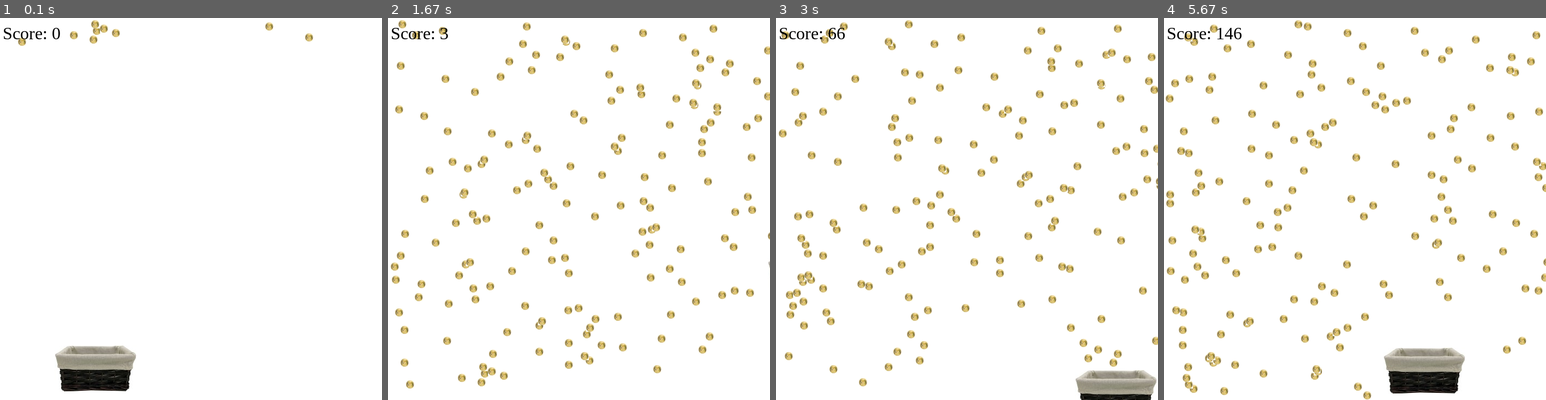
Above: before the commit, frames 1-4 (left to right).
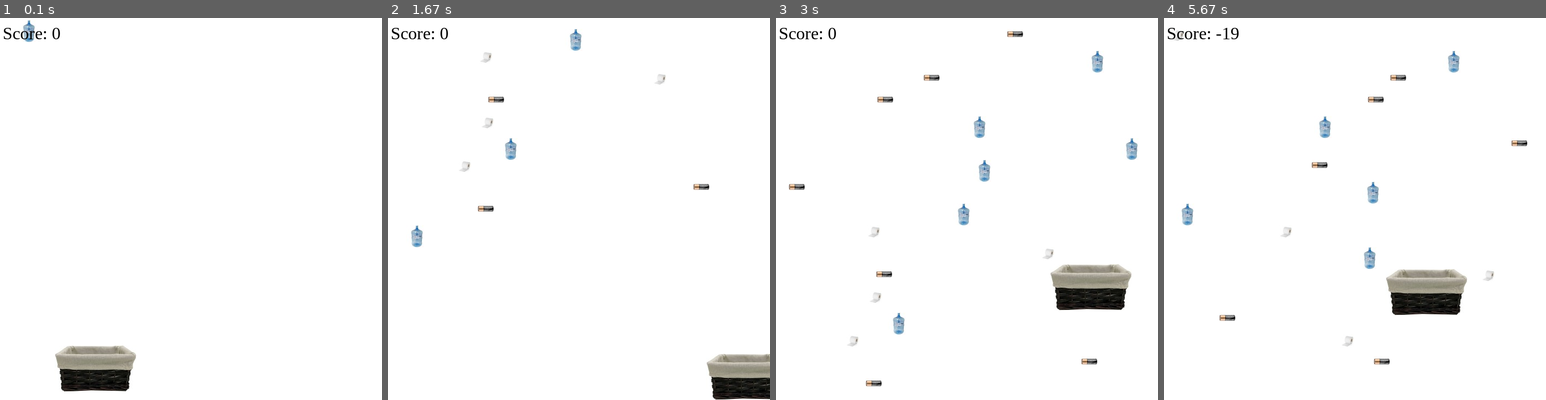
Above: after the commit, the same moments.

Repository: yangxqiao/PyGame
Game: pygame game, started from py_game/coin_collecting.py
The game is run twice, just before and just after one commit, with the same random seed, the same clock (stepped at 60 frames per second) and the same inputs.
Inputs:
- Up to frame 1 (0.1 s): no input
- Up to frame 2 (1.67 s): tap Space at 0.33, 0.73, 1.03, 1.23, 1.53 s; hold Right 0.67-1.13 s; hold Right 1.17-1.63 s
- Up to frame 3 (3 s): hold Left 1.67-2.2 s; tap Space at 1.73, 2.03, 2.3, 2.6, 2.73 s; hold Left 2.23-2.63 s; hold Right from 2.67 s (still down)
- Up to frame 4 (5.67 s): tap Space at 3.03, 3.4, 3.7, 3.9, 4.2, 4.4, 4.7, 4.9, 5.2, 5.47 s; release Right at 3.3 s; hold Left 3.33-3.8 s; hold Right 3.83-4.3 s; hold Right 4.33-4.8 s; hold Left 4.83-5.37 s; hold Left from 5.4 s (still down)

The runs differ from the first frame. In frame 1, 0.5% of the frame differs, in the area x 4-82%, y 0-8%; in frame 2, 8.7%; in frame 3, 11%; in frame 4, 12%, in the area x 0-100%, y 0-100%.

Commit message:
Create a simple recycling game

Diff:
--- a/py_game/coin_collecting.py
+++ b/py_game/coin_collecting.py
@@ -11,6 +11,14 @@
 WHITE = (255, 255, 255)
 RED = (255, 0, 0)
 
+block_image = {"img/toilet_paper.jpg": 1,
+               "img/water_bottle.jpg": 5,
+               "img/battery.jpg": -10}
+
+# block_image = {"img/coin.jpg": 1,
+#                "img/silver_coin.jpg": 5,
+#                "img/grenade.jpg": -10}
+
 
 def draw_screen():
     screen.fill(WHITE)
@@ -22,25 +30,39 @@
     pygame.display.flip()
 
 
-def generate_rand_move_block(num):
+def generate_rand_falling_block(num, time):
 
-    for i in range(num):
-        block = FallingCoin()
+    if time == 10:
+        for i in range(num):
+            image = random.choice(list(block_image.keys()))
+            score = block_image[image]
+            falling_block = FallingCoin(image, score)
 
-        coin_list.add(block)
-        all_sprites_list.add(block)
+            coin_list.add(falling_block)
+            all_sprites_list.add(falling_block)
+
+        time = 0
+
+    return time
 
 
-class Player(pygame.sprite.Sprite):
+class Block(pygame.sprite.Sprite):
 
-    def __init__(self, pos, vel):
+    def __init__(self, image):
         super().__init__()
 
-        self.image = pygame.image.load("img/basket.jpg").convert()
+        self.image = pygame.image.load(image).convert()
         self.image.set_colorkey(WHITE)
         self.rect = self.image.get_rect()
 
-        self.rect = self.image.get_rect()
+    def update_position(self):
+        raise NotImplementedError("This function is meant to be implemented in a subclass.")
+
+
+class Player(Block):
+
+    def __init__(self, image, pos, vel):
+        Block.__init__(self, image)
 
         self.pos = pos
         self.rect.x = pos[0]
@@ -78,17 +100,15 @@
                 self.jump_count = 10
 
 
-class FallingCoin(pygame.sprite.Sprite):
-    def __init__(self):
-        super().__init__()
+class FallingCoin(Block):
 
-        self.image = pygame.image.load("img/coin.jpg").convert()
-        self.image.set_colorkey(WHITE)
-        self.rect = self.image.get_rect()
+    def __init__(self, image, score):
+        Block.__init__(self, image)
 
         self.rect.x = random.randrange(SCREEN_WIDTH)
         self.rect.y = 0
         self.vel = random.randrange(4, 5)
+        self.score = score
 
     def update_position(self):
         self.rect.y += self.vel
@@ -98,30 +118,33 @@
 all_sprites_list = pygame.sprite.Group()
 coin_list = pygame.sprite.Group()
 
-player = Player([100, 600], 7)
+player = Player("img/basket.jpg", [100, 600], 7)
 all_sprites_list.add(player)
 score = 0
+time = 0
 
 while True:
-    pygame.time.delay(10)
 
     for event in pygame.event.get():
         if event.type == pygame.QUIT:
             sys.exit()
 
-    generate_rand_move_block(1)
+
+    time += 1
+    time = generate_rand_falling_block(1, time)
 
     player.update_position()
     for coin in coin_list:
         coin.update_position()
-        if coin.rect.y > SCREEN_HEIGHT - 10:
+        if coin.rect.y > SCREEN_HEIGHT - 40:
             coin_list.remove(coin)
             all_sprites_list.remove(coin)
 
     blocks_hit_list = pygame.sprite.spritecollide(player, coin_list, True)
 
     for block in blocks_hit_list:
-        score += 1
+
+        score += block.score
         print("Your scores: %s." % score)
 
     draw_screen()
Binary file added: py_game/img/basket1.jpg
Binary file added: py_game/img/battery.jpg
Binary file added: py_game/img/grenade.jpg
Binary file added: py_game/img/silver_coin.jpg
Binary file added: py_game/img/toilet_paper.jpg
Binary file added: py_game/img/water_bottle.jpg
